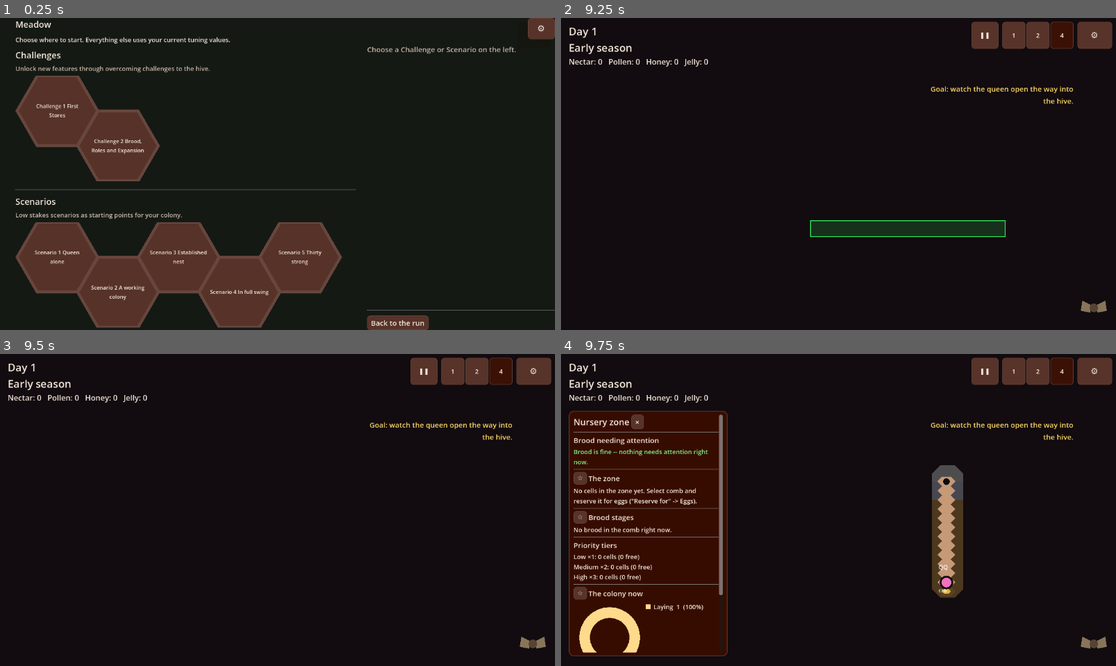
Above: before the commit, frames 1-4 (two rows, left to right).
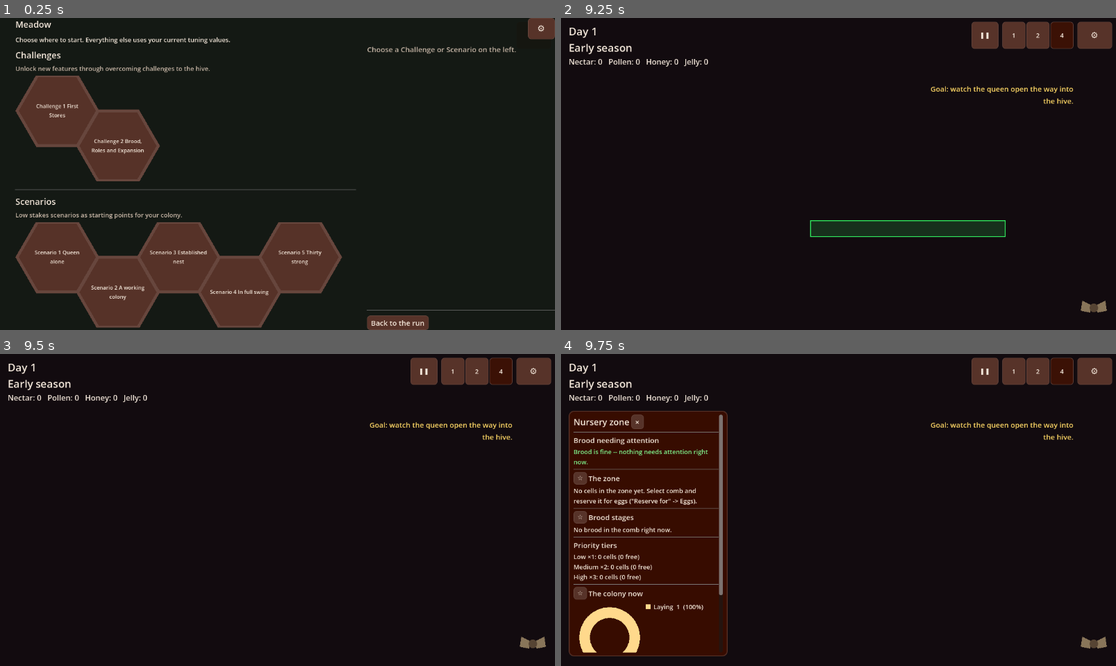
Above: after the commit, the same moments.

Repository: wonderburg7/meadow
Game: Godot game, scene res://scenes/Main.tscn
Same seed, same stepped clock (60 frames per second), same inputs: the game is played once before the commit and once after it.
Inputs (mouse positions are in pixels of both pictures, inside the frame that each line leads up to):
- Up to frame 1 (0.25 s): no input
- Up to frame 2 (9.25 s): click (616, 111) at 0.52 s; click "Start" at 1.25 s; click "⚙" at 2 s; click "Restart Run" at 2.75 s; click "❚❚" at 3.5 s; click "1" at 4.25 s; click "2" at 5 s; click "4" at 5.75 s; click (1093, 308) at 6.5 s; click "Dismiss" at 7.25 s; tap Enter at 8 s; move the mouse to (810, 236) at 8.02 s; hold Up 8.03-8.75 s; tap Tab at 8.1 s; click (810, 236) at 8.17 s; tap Space at 8.27, 8.57 s; drag from (1005, 220) to (810, 236) at 8.77 s
- Up to frame 3 (9.5 s): no input
- Up to frame 4 (9.75 s): move the mouse to (672, 463) at 9.52 s; hold Left from 9.53 s (still down); tap N at 9.6 s

Frames 1-3 are identical in both runs. In frame 4, 2.3% of the frame differs, in the area x 66-73%, y 35-79%.

Commit message:
HF-5 -- opening Nursery keeps the view you are in
Co-Authored-By: Claude Sonnet 5.5 <noreply@anthropic.com>

Diff:
--- a/scripts/year_winter.gd
+++ b/scripts/year_winter.gd
@@ -325,9 +325,7 @@
 		return
 	_close_other_left_windows(main.nursery_panel)
 	main.nursery_panel.open()
-	if not main.in_hive_view:
-		main.in_hive_view = true
-	main.camera_view._apply_view()
+	main.orders_zones._apply_zone_glow()
 	main.nursery_panel.refresh(
 		main.hive.zone_summary(),
 		main._role_counts(),
Not shown, changed: checks/ready.md
Not shown, added: checks/ready/C-75.md
Not shown, changed: plans/now/hud-followups.md
